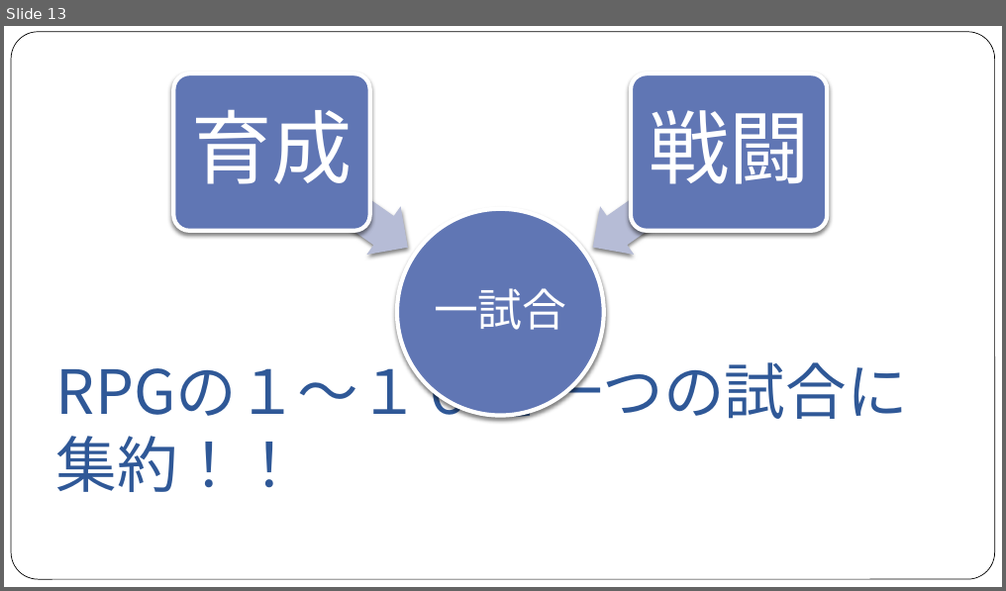
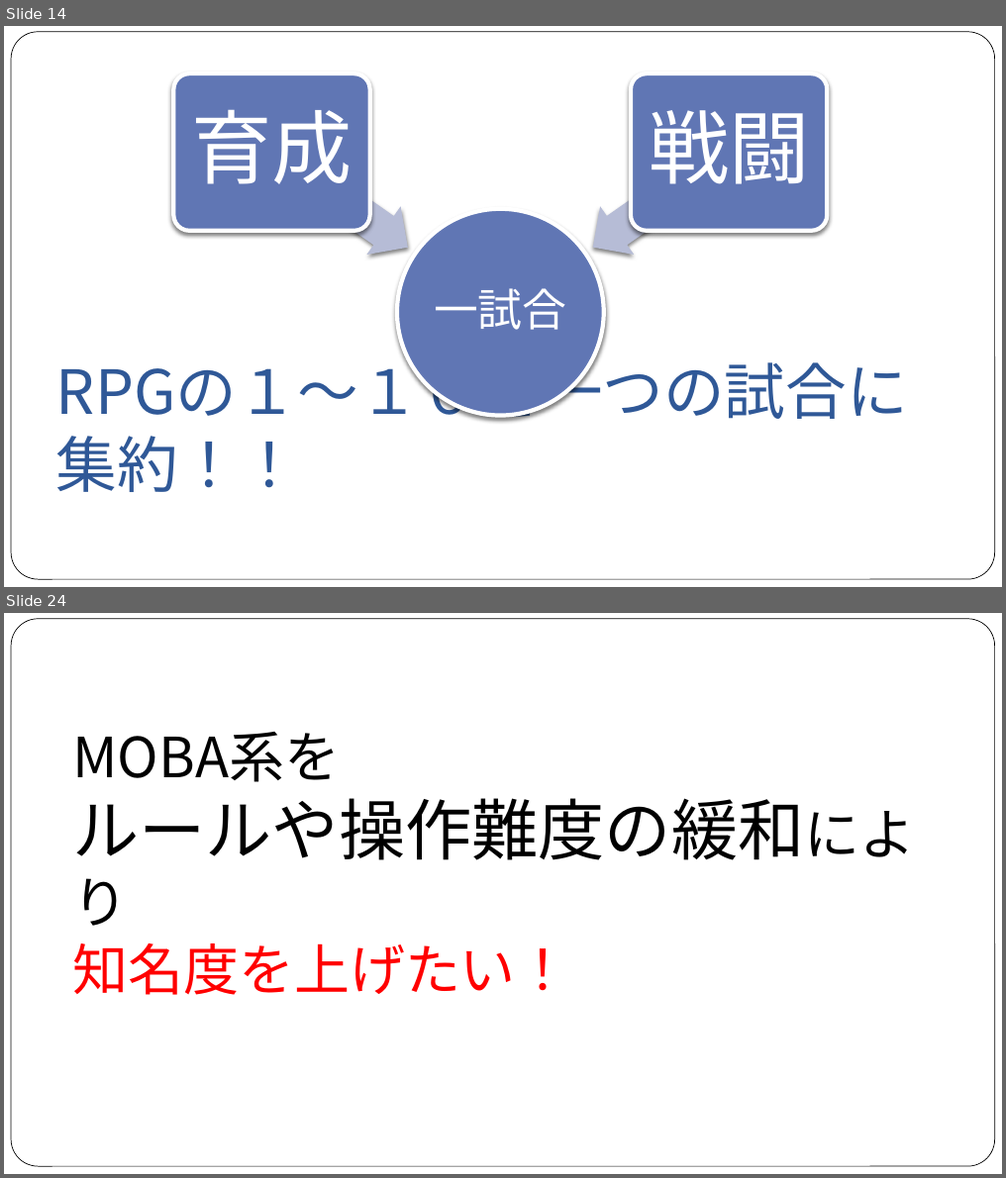
Before and after one commit to NyamLand/VSRPG, a slide deck: 仕様/プレゼンテーション/第一回発表.pptx. Shown one above the other, each under a label of ours: slide 13 before the commit, slides 14 and 24 after it; the slides between them are not shown. The pictures are 1006x591 and 1006x1178 pixels, drawn with LibreOffice and Linux fonts; fonts in the diff are those of the drawing. Boxes give left, top, right and bottom in pixels: in the first picture for what was removed or moved away, otherwise in the second. Text is boxed around its words. In the diff, an @@ line names an element or a change of style, - is before the commit and + after.

```diff
--- a/仕様/プレゼンテーション/第一回発表.pptx
+++ b/仕様/プレゼンテーション/第一回発表.pptx
@@ slide 24 added at [4,613,1002,1174], background #FFFFFF; not listed: 1 template element that a slide beside it also shows @@
@@ title added at [72,798,916,995], 40 pt, text #000000 @@
+MOBA系を
+ルールや操作難度の緩和により
+知名度を上げたい！
@@ what was slide 13 is now slide 14 @@
```
Also in this commit, not shown: 14 slides changed, 6 other slides added, 1 slide removed, 12 other files.
